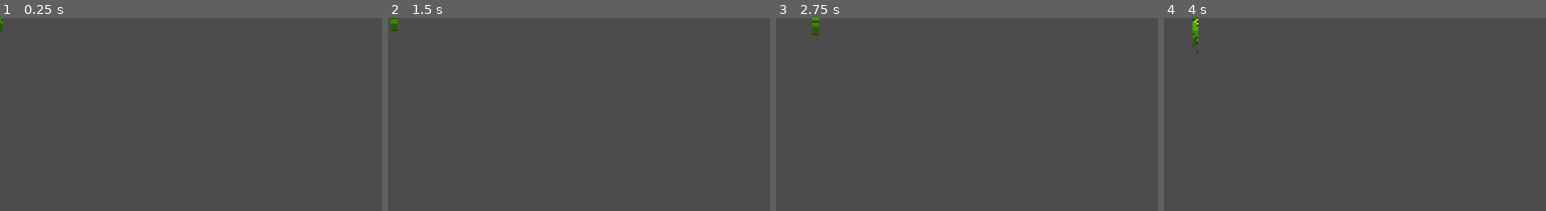
Above: before the commit, frames 1-4 (left to right).
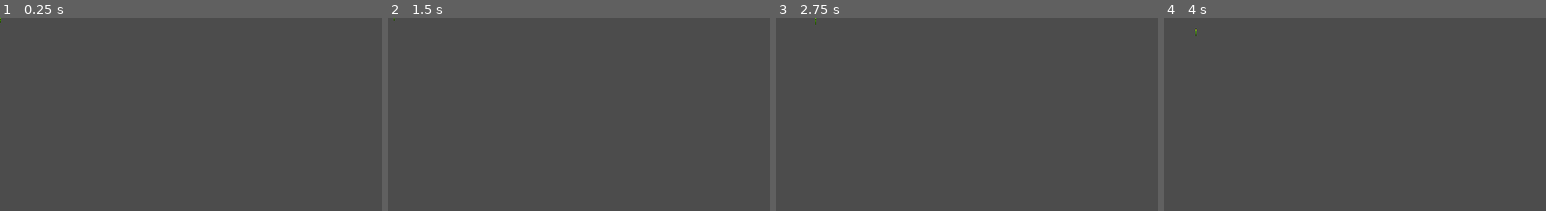
Above: after the commit, the same moments.

Repository: rakthalekk/CSC281-Project
Game: Godot game, scene res://src/Forg.tscn
Two runs of this game, one before a commit and one after it. Both use one fixed random seed, a clock stepped at 60 frames per second and the inputs below. This scene is started directly instead of the project's main scene.
Inputs (mouse positions are % of the whole screen's width and height, from its top left):
- Up to frame 1 (0.25 s): no input
- Up to frame 2 (1.5 s): tap Enter at 0.5 s; move the mouse to (72, 45) at 0.52 s; hold D (right) 0.53-1.28 s; hold 1 (1) 0.53-1.28 s; tap 2 (2) at 0.8, 1.35 s; tap Space at 1.25 s; move the mouse to (30, 55) at 1.27 s; hold S (down) from 1.28 s (still down)
- Up to frame 3 (2.75 s): tap 4 (4) at 1.55 s; tap Enter at 2 s; move the mouse to (60, 28) at 2.02 s; release S (down) at 2.03 s; hold D (right) from 2.03 s (still down); hold 4 (4) from 2.03 s (still down); tap 1 (1) at 2.3 s
- Up to frame 4 (4 s): move the mouse to (45, 70) at 2.77 s; release D (right) at 2.78 s; release 4 (4) at 2.78 s; hold W (up) 2.78-3.53 s; tap 1 (1) at 2.85 s; tap 2 (2) at 3.05 s; tap Space at 3.5 s; move the mouse to (80, 65) at 3.52 s; hold A (left) from 3.53 s (still down); hold 2 (2) from 3.53 s (still down); tap 4 (4) at 3.8 s
The pictures show only the part of the screen within x 0-50%, y 0-50%; the shares and areas given below are measured in that part.

The runs differ from the first frame. In frame 1, less than 0.1% of the frame differs, in the area x 0-1%, y 0-8%; in frame 2, 0.1%; in frame 3, 0.2%; in frame 4, 0.2%, in the area x 7-9%, y 0-19%.
Error in both runs: First argument of yield() is null. (res://src/Forg.gd:29)

Commit message:
Added frog frames
Also fixed fairy log particle console error

Diff:
--- a/281-Project/src/Fairy Dust Tree.gd
+++ b/281-Project/src/Fairy Dust Tree.gd
@@ -33,7 +33,6 @@
 	body.harvest_fairy_dust = false
 	sprite.texture = cooldownTexture
 	particles.emitting = false
-	particles.amount = 0
 	var waitTime = rng.randi_range(logCooldown[0],logCooldown[1])
 	respawnTimer.wait_time = waitTime
 	respawnTimer.start()
--- a/281-Project/src/Forg.tscn
+++ b/281-Project/src/Forg.tscn
@@ -1,10 +1,11 @@
 [gd_scene load_steps=6 format=2]
 
 [ext_resource path="res://src/Enemy.tscn" type="PackedScene" id=1]
-[ext_resource path="res://assets/Enemies/frog2.png" type="Texture" id=2]
+[ext_resource path="res://assets/Enemies/frog.png" type="Texture" id=2]
 [ext_resource path="res://src/Forg.gd" type="Script" id=3]
-[ext_resource path="res://assets/Enemies/frog1.png" type="Texture" id=4]
+[ext_resource path="res://assets/Enemies/frog_attack.png" type="Texture" id=4]
 [ext_resource path="res://assets/Enemies/tounge.png" type="Texture" id=5]
+
 
 [node name="Forg" instance=ExtResource( 1 )]
 script = ExtResource( 3 )
Binary file added: 281-Project/assets/Enemies/frog.png
Not shown, added: 281-Project/assets/Enemies/frog.png.import
Binary file removed: 281-Project/assets/Enemies/frog1.png
Binary file removed: 281-Project/assets/Enemies/frog2.png
Binary file added: 281-Project/assets/Enemies/frog_attack.png
Not shown, added: 281-Project/assets/Enemies/frog_attack.png.import
Binary file added: 281-Project/assets/Enemies/frogleap.png
Not shown, changed: 281-Project/assets/Enemies/frogleap.png.import
Binary file added: 281-Project/assets/Enemies/frogleap_prepare.png
Not shown, changed: 281-Project/assets/Enemies/frogleap_prepare.png.import
